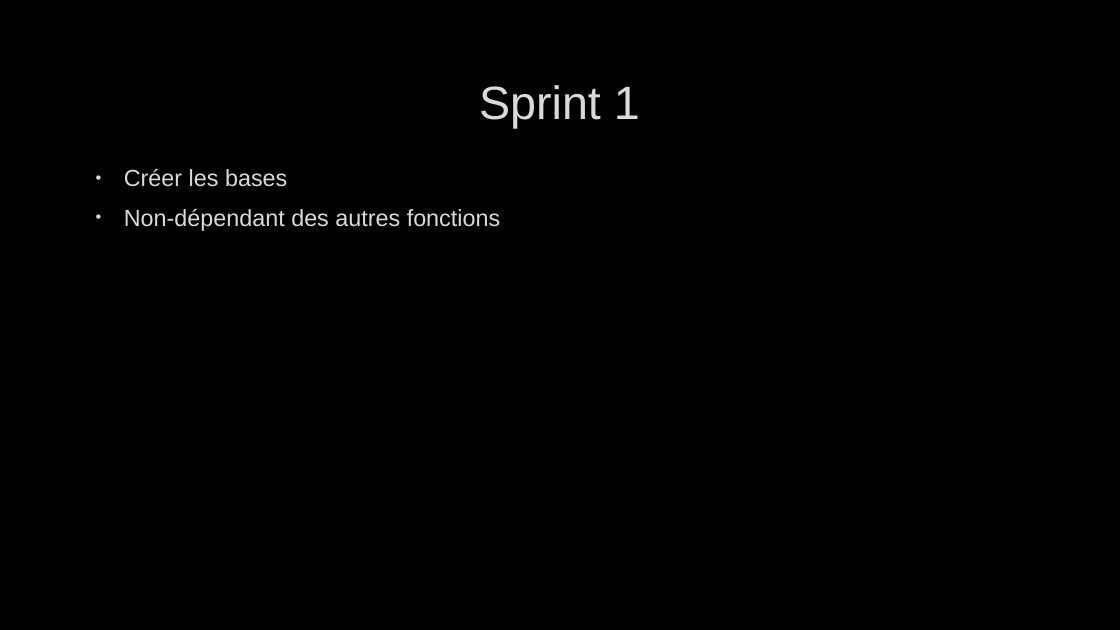
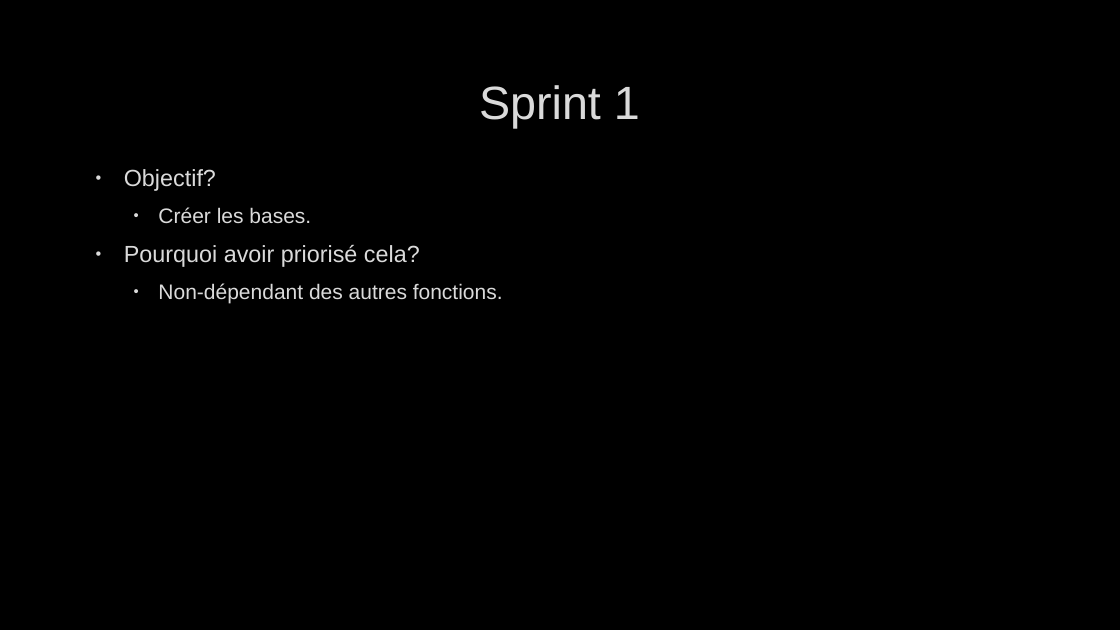
Before and after one commit to llSkyTechll/LegendaryProject, a slide deck: slide 4 of Presentation Legendary Project.pptx. Drawn at 1120x630 pixels with LibreOffice and Linux fonts; fonts in the diff are those of the drawing; background and template pictures are left out. Boxes give left, top, right and bottom in pixels: in the first picture for what was removed or moved away, otherwise in the second. Text is boxed around its words. In the diff, an @@ line names an element or a change of style, - is before the commit and + after.

```diff
--- a/Presentation Legendary Project.pptx
+++ b/Presentation Legendary Project.pptx
@@ text at (124, 169, 503, 304): text changed; size 20 to 18 pt @@
-• Créer les bases
-• Non-dépendant des autres fonctions
+• Objectif?
+  • Créer les bases.
+• Pourquoi avoir priorisé cela?
+  • Non-dépendant des autres fonctions.
```
Also in this commit, not shown: 8 other slides changed, 2 slides added, 1 slide removed.
